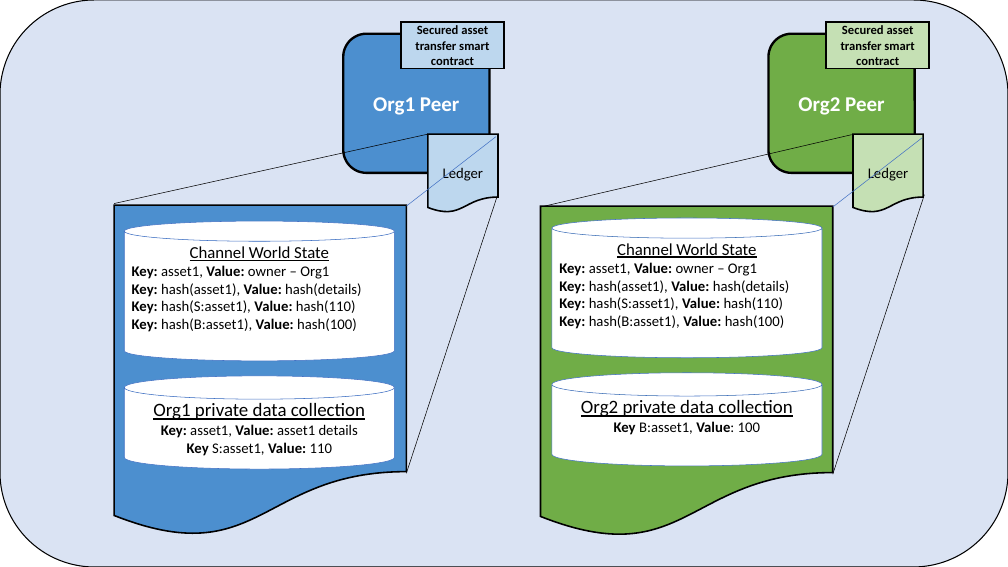
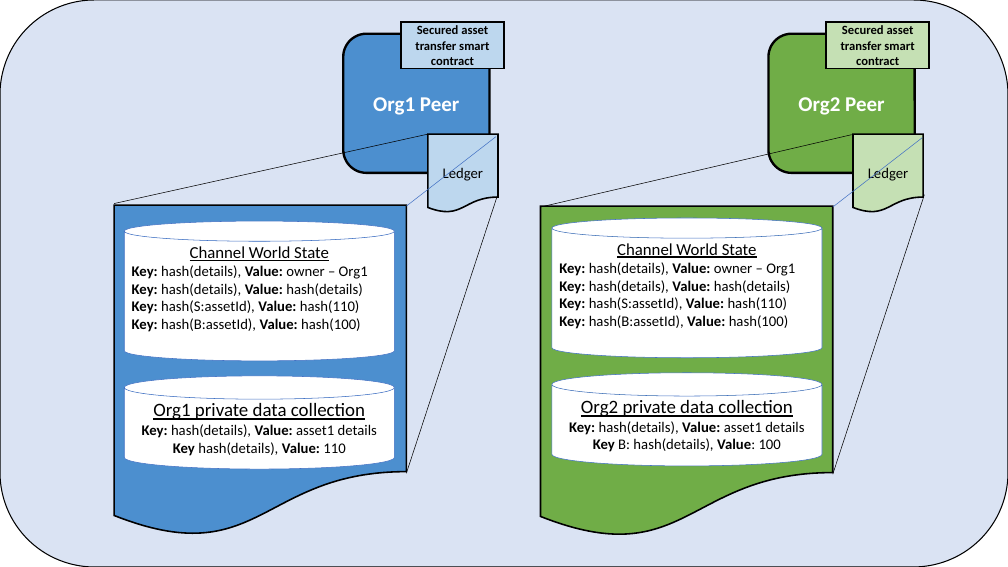
Before and after one commit to hyperledger/fabric-docs-i18n, a slide deck: slide 2 of docs/locale/en_US/source/secured_asset_transfer/transfer_assets_images.pptx. Drawn at 1008x567 pixels with LibreOffice and Linux fonts; fonts in the diff are those of the drawing. Boxes give left, top, right and bottom in pixels: in the first picture for what was removed or moved away, otherwise in the second. Text is boxed around its words. In the diff, an @@ line names an element or a change of style, - is before the commit and + after.

```diff
--- a/docs/locale/en_US/source/secured_asset_transfer/transfer_assets_images.pptx
+++ b/docs/locale/en_US/source/secured_asset_transfer/transfer_assets_images.pptx
@@ text in cylinder at [132, 265, 368, 332]: text changed @@
-Key: asset1, Value: owner – Org1
-Key: hash(asset1), Value: hash(details)
-Key: hash(S:asset1), Value: hash(110)
-Key: hash(B:asset1), Value: hash(100)
+Key: hash(details), Value: owner – Org1
+Key: hash(details), Value: hash(details)
+Key: hash(S:assetId), Value: hash(110)
+Key: hash(B:assetId), Value: hash(100)
@@ text in cylinder at [559, 262, 795, 329]: text changed @@
-Key: asset1, Value: owner – Org1
-Key: hash(asset1), Value: hash(details)
-Key: hash(S:asset1), Value: hash(110)
-Key: hash(B:asset1), Value: hash(100)
+Key: hash(details), Value: owner – Org1
+Key: hash(details), Value: hash(details)
+Key: hash(S:assetId), Value: hash(110)
+Key: hash(B:assetId), Value: hash(100)
@@ text in cylinder at [142, 424, 377, 456]: text changed @@
-Key: asset1, Value: asset1 details
-Key S:asset1, Value: 110
+Key: hash(details), Value: asset1 details
+Key hash(details), Value: 110
@@ text in cylinder at [569, 421, 804, 452]: text changed @@
-Key B:asset1, Value: 100
+Key: hash(details), Value: asset1 details
+Key B: hash(details), Value: 100
```
Also in this commit, not shown: 2 other slides changed, 38 other files.
